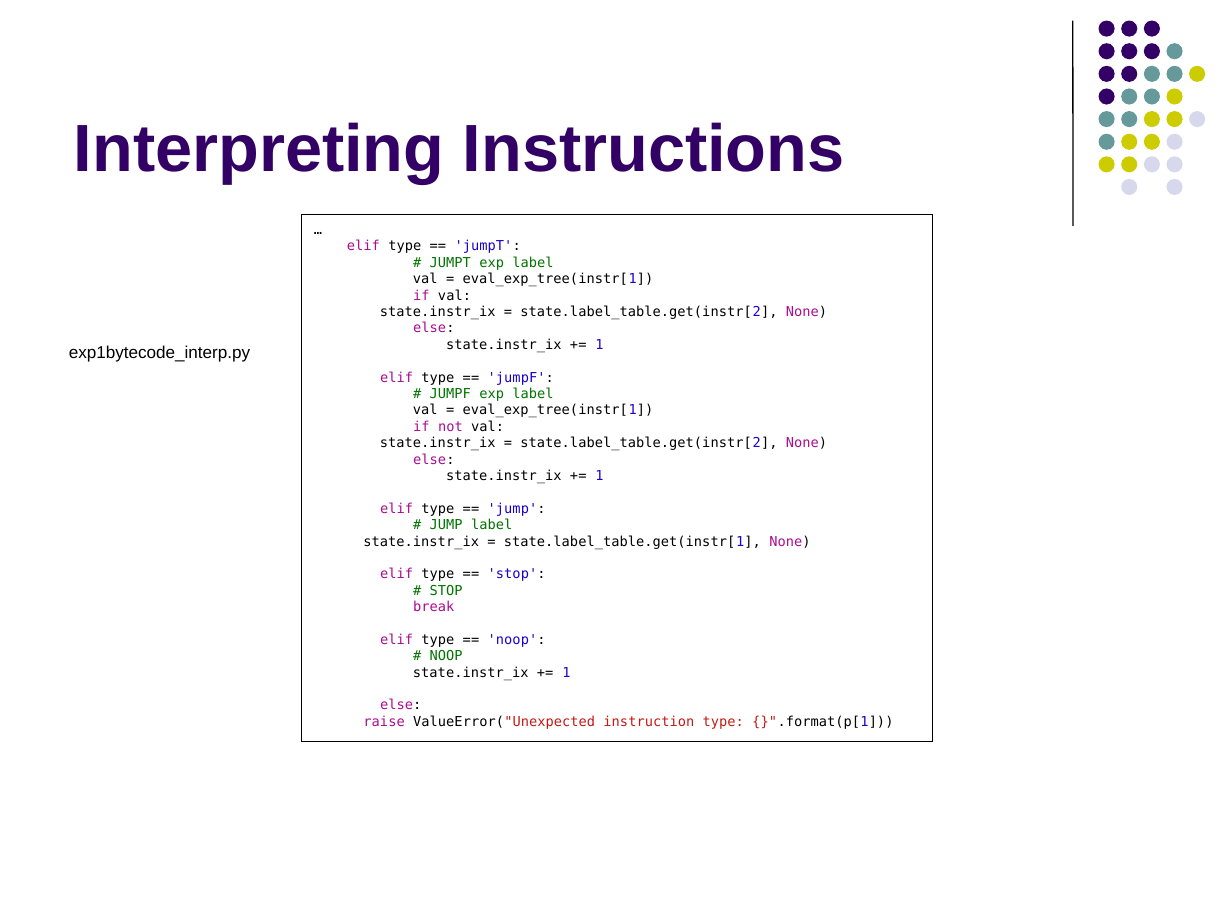
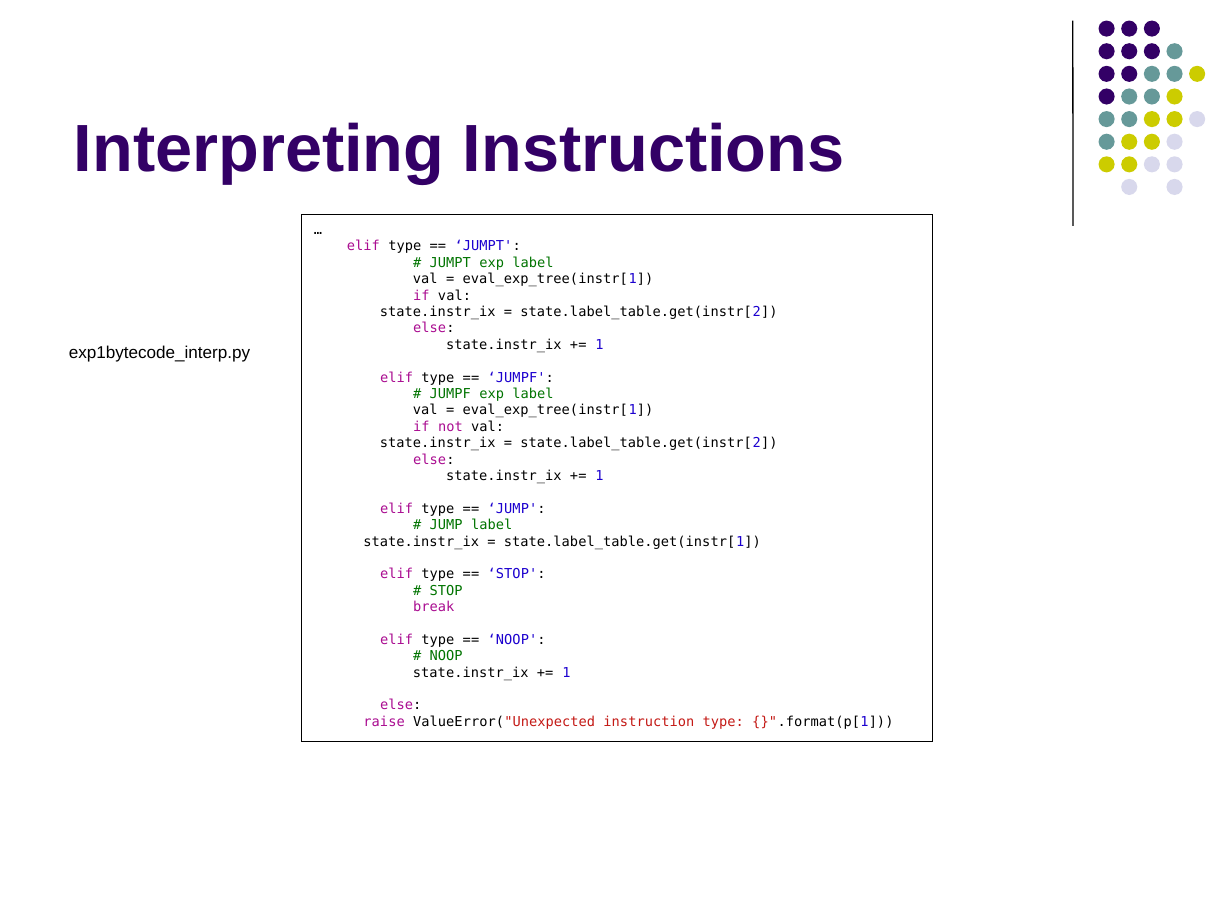
Before and after one commit to lutzhamel/CSC402, a slide deck: slide 59 of notes/csc402-ln005.pptx (slide 58 before the commit). Drawn at 1232x924 pixels with LibreOffice and Linux fonts; fonts in the diff are those of the drawing. Boxes give left, top, right and bottom in pixels: in the first picture for what was removed or moved away, otherwise in the second. Text is boxed around its words. In the diff, an @@ line names an element or a change of style, - is before the commit and + after.

```diff
--- a/notes/csc402-ln005.pptx
+++ b/notes/csc402-ln005.pptx
@@ text in rectangle at [347,239,521,253]: text changed @@
-elif type == 'jumpT':
+elif type == ‘JUMPT':
@@ text in rectangle at [380,305,777,320]: text changed @@
-state.instr_ix = state.label_table.get(instr[2], None)
+state.instr_ix = state.label_table.get(instr[2])
@@ text in rectangle at [380,371,554,385]: text changed @@
-elif type == 'jumpF':
+elif type == ‘JUMPF':
@@ text in rectangle at [380,436,777,451]: text changed @@
-state.instr_ix = state.label_table.get(instr[2], None)
+state.instr_ix = state.label_table.get(instr[2])
@@ text in rectangle at [380,502,546,516]: text changed @@
-elif type == 'jump':
+elif type == ‘JUMP':
@@ text in rectangle at [363,535,761,581]: text changed @@
-state.instr_ix = state.label_table.get(instr[1], None)
-elif type == 'stop':
+state.instr_ix = state.label_table.get(instr[1])
+elif type == ‘STOP':
@@ text in rectangle at [380,633,546,647]: text changed @@
-elif type == 'noop':
+elif type == ‘NOOP':
```
Also in this commit, not shown: 10 other slides changed, 10 slides added, 9 slides removed, 3 other files.
